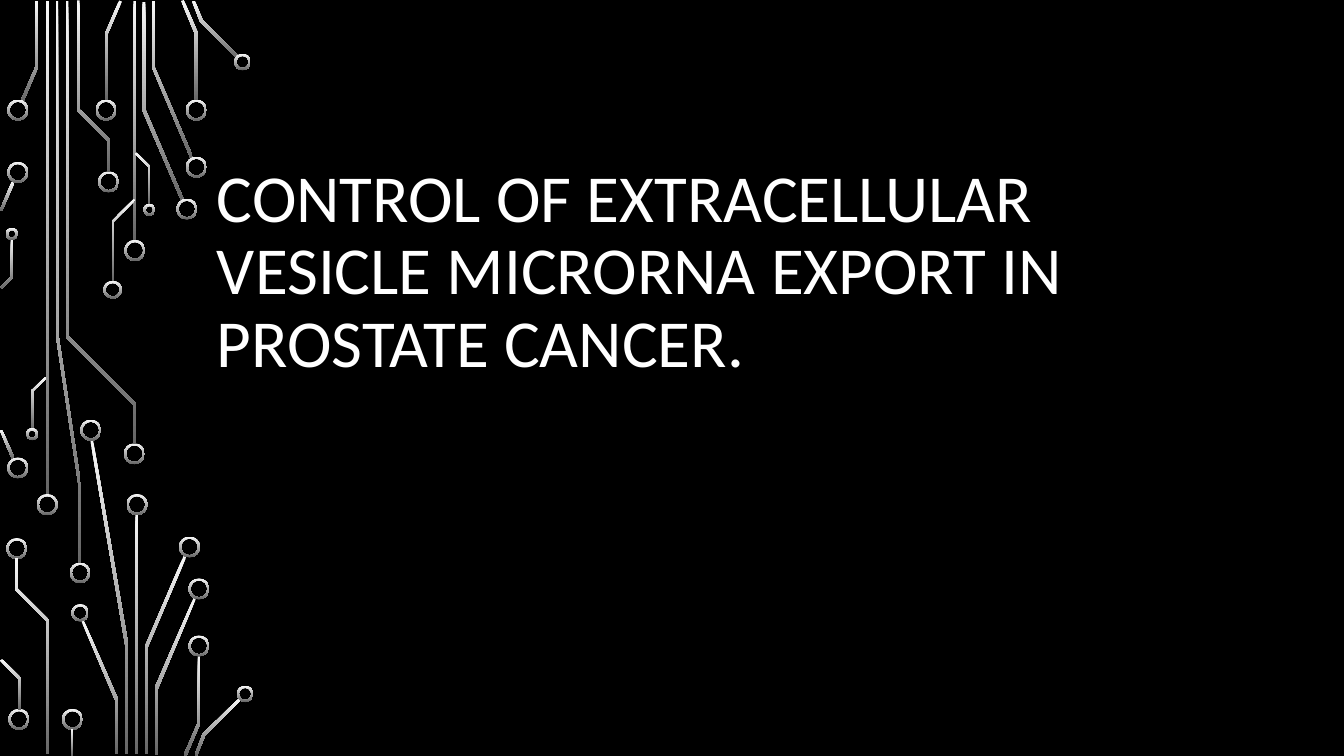
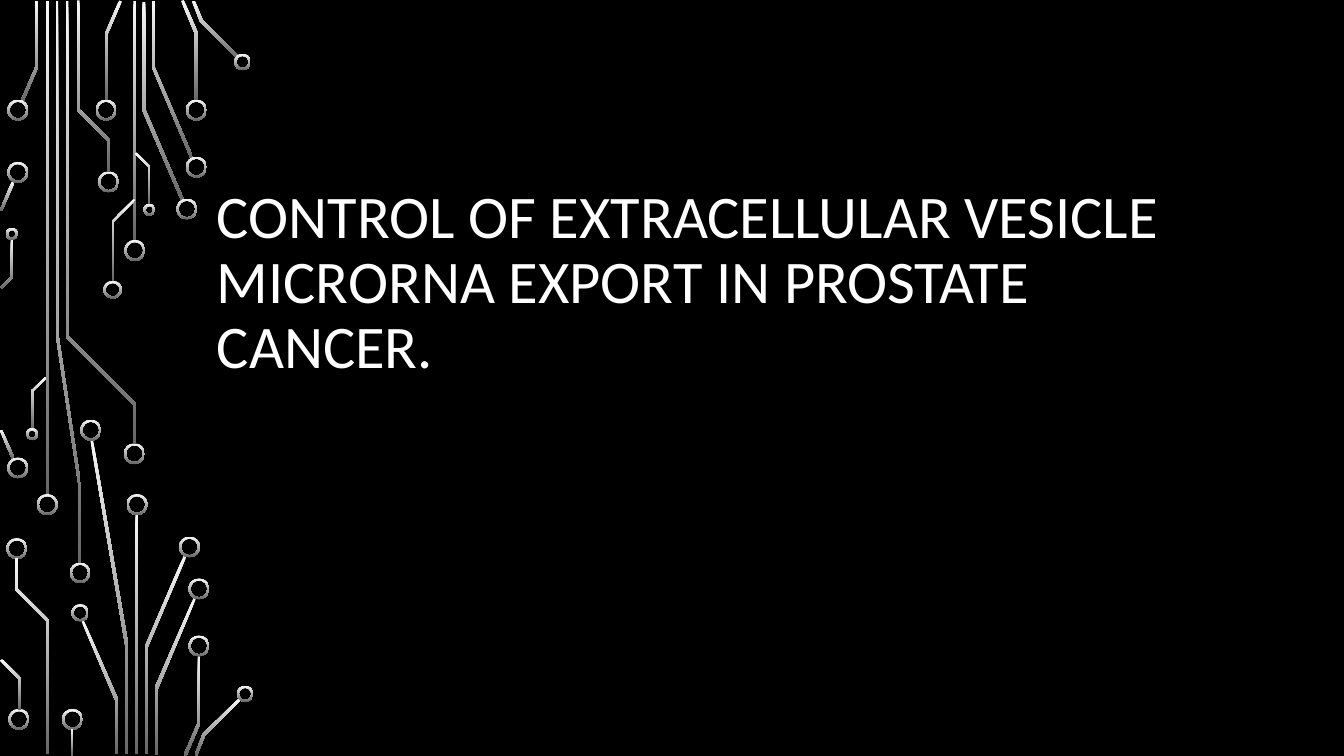
Before and after one commit to HarleyRobinson/Honours2, a slide deck: slide 1 of BackgroundInfo/MeetingSept.pptx. Drawn at 1344x756 pixels with LibreOffice and Linux fonts; fonts in the diff are those of the drawing; background and template pictures are left out. Boxes give left, top, right and bottom in pixels: in the first picture for what was removed or moved away, otherwise in the second. Text is boxed around its words. In the diff, an @@ line names an element or a change of style, - is before the commit and + after.

```diff
--- a/BackgroundInfo/MeetingSept.pptx
+++ b/BackgroundInfo/MeetingSept.pptx
@@ title "CONTROL OF EXTRACELLULAR VESICLE MICRORNA ..." at (217, 198, 1158, 369): size 48 to 43.2 pt @@
```
Also in this commit, not shown: 8 other slides changed, 1 slide added, 1 slide removed, 22 other files.
